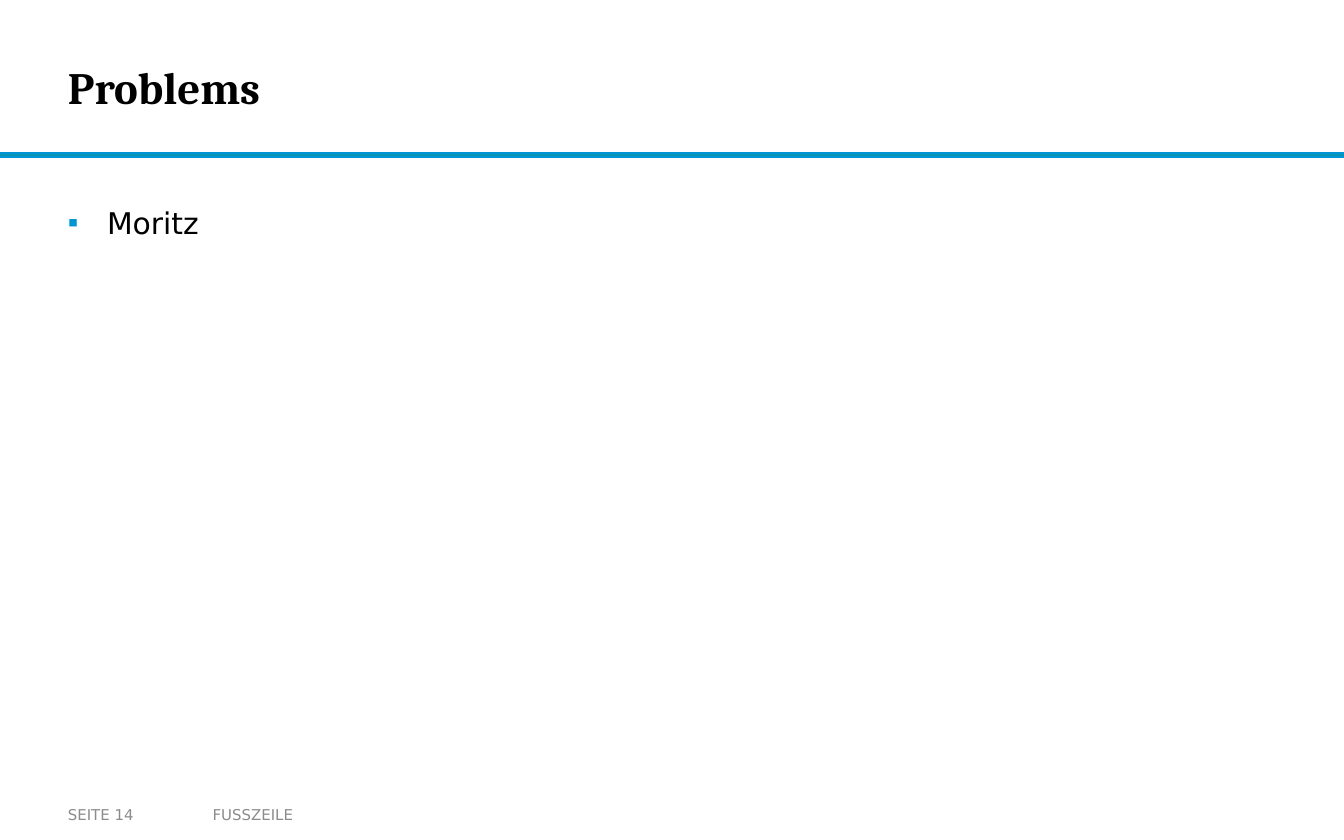
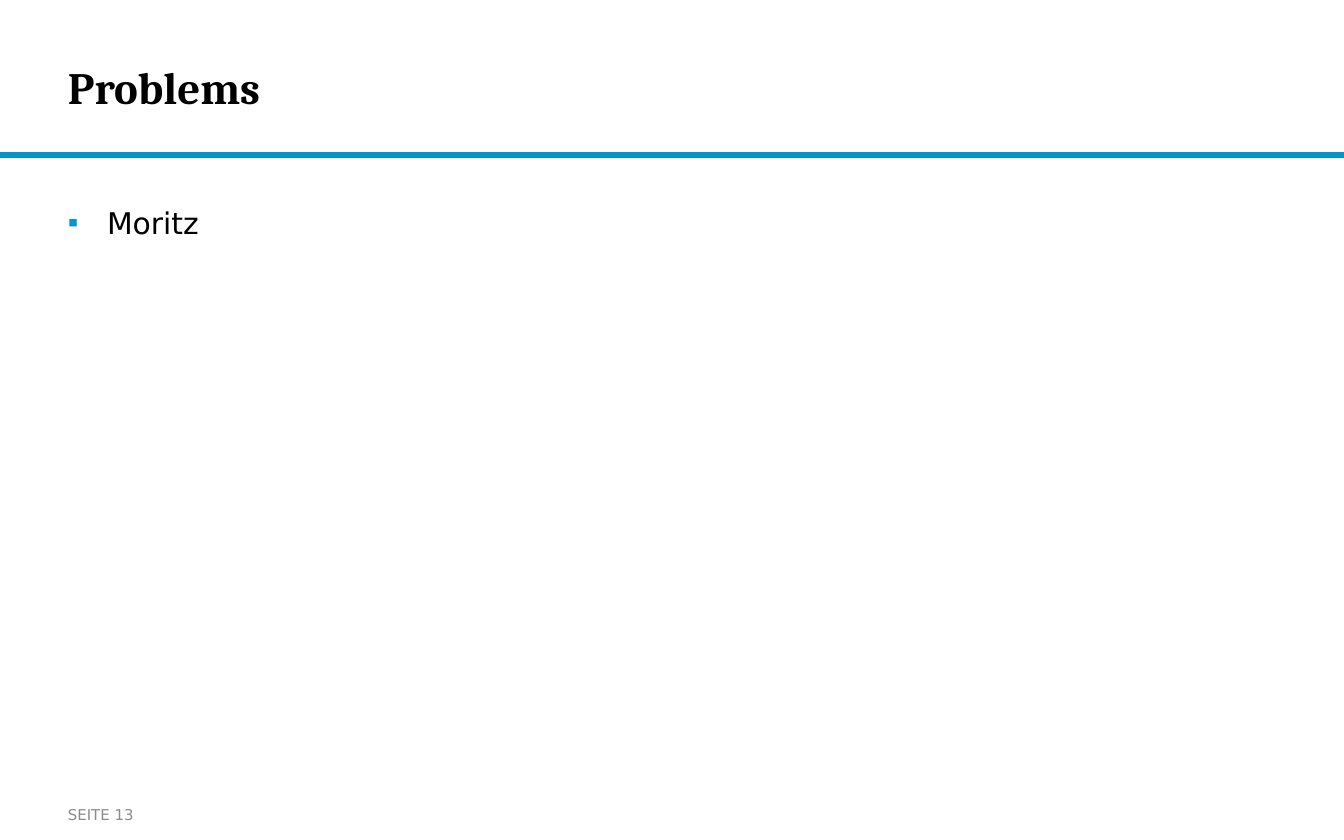
Before and after one commit to nikmaster/wu_dslab_infrared-city, a slide deck: slide 13 of deliverables/3b. intermediate slides/Intermediate Slides.pptx (slide 14 before the commit). Drawn at 1344x840 pixels with LibreOffice and Linux fonts; fonts in the diff are those of the drawing; background and template pictures are left out. Boxes give left, top, right and bottom in pixels: in the first picture for what was removed or moved away, otherwise in the second. Text is boxed around its words. In the diff, an @@ line names an element or a change of style, - is before the commit and + after.

```diff
--- a/deliverables/3b. intermediate slides/Intermediate Slides.pptx
+++ b/deliverables/3b. intermediate slides/Intermediate Slides.pptx
@@ page number at [68, 809, 134, 820]: text changed @@
-SEITE 14
+SEITE 13
@@ text removed at [213, 809, 293, 820] @@
-FUSSZEILE
```
Also in this commit, not shown: 9 other slides changed, 3 slides added, 4 slides removed.
